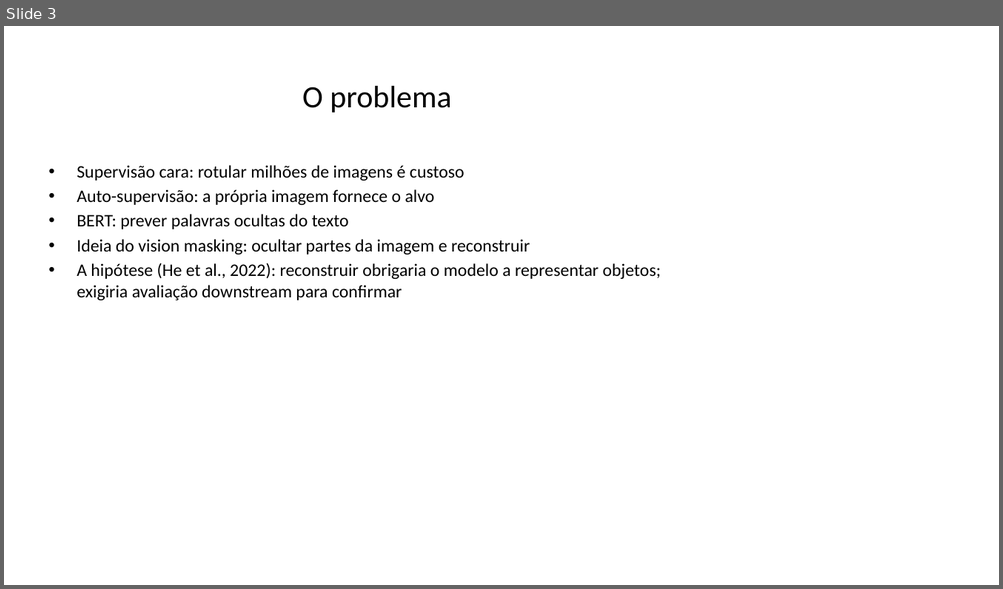
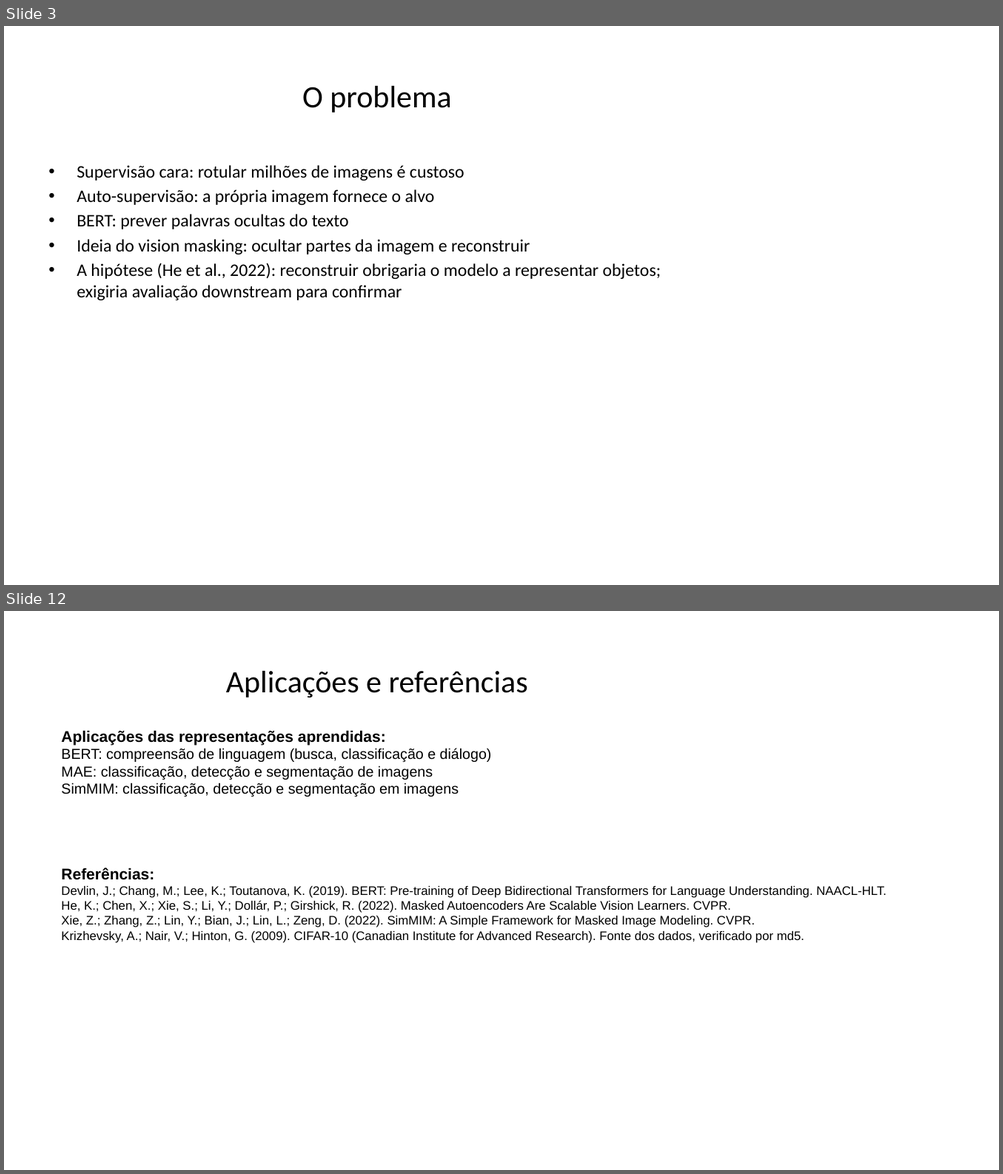
Before and after one commit to frederico-mello/seminario-masked-modeling, a slide deck: slides/seminario_masked_modeling.pptx. Shown one above the other, each under a label of ours: slide 3 before the commit, slides 3 and 12 after it; the slides between them are not shown. The pictures are 1003x589 and 1003x1174 pixels, drawn with LibreOffice and Linux fonts; fonts in the diff are those of the drawing. Boxes give left, top, right and bottom in pixels: in the first picture for what was removed or moved away, otherwise in the second. Text is boxed around its words. In the diff, an @@ line names an element or a change of style, - is before the commit and + after.

```diff
--- a/slides/seminario_masked_modeling.pptx
+++ b/slides/seminario_masked_modeling.pptx
@@ slide 12 added at (x1=4, y1=611, x2=999, y2=1170), background #FFFFFF @@
@@ title added at (x1=226, y1=671, x2=528, y2=698), 30 pt, text #000000 @@
+Aplicações e referências
@@ text added at (x1=61, y1=730, x2=492, y2=797), 14 pt, text #000000 @@
+Aplicações das representações aprendidas:
+BERT: compreensão de linguagem (busca, classificação e diálogo)
+MAE: classificação, detecção e segmentação de imagens
+SimMIM: classificação, detecção e segmentação em imagens
@@ text added at (x1=61, y1=868, x2=886, y2=943), 12 pt, text #000000 @@
+Referências:
+Devlin, J.; Chang, M.; Lee, K.; Toutanova, K. (2019). BERT: Pre-training of Deep Bidirectional Transformers for Language Understanding. NAACL-HLT.
+He, K.; Chen, X.; Xie, S.; Li, Y.; Dollár, P.; Girshick, R. (2022). Masked Autoencoders Are Scalable Vision Learners. CVPR.
+Xie, Z.; Zhang, Z.; Lin, Y.; Bian, J.; Lin, L.; Zeng, D. (2022). SimMIM: A Simple Framework for Masked Image Modeling. CVPR.
+Krizhevsky, A.; Nair, V.; Hinton, G. (2009). CIFAR-10 (Canadian Institute for Advanced Research). Fonte dos dados, verificado por md5.
```
Also in this commit, not shown: 6 slides changed, 3 other slides added, 4 slides removed, 13 other files.
